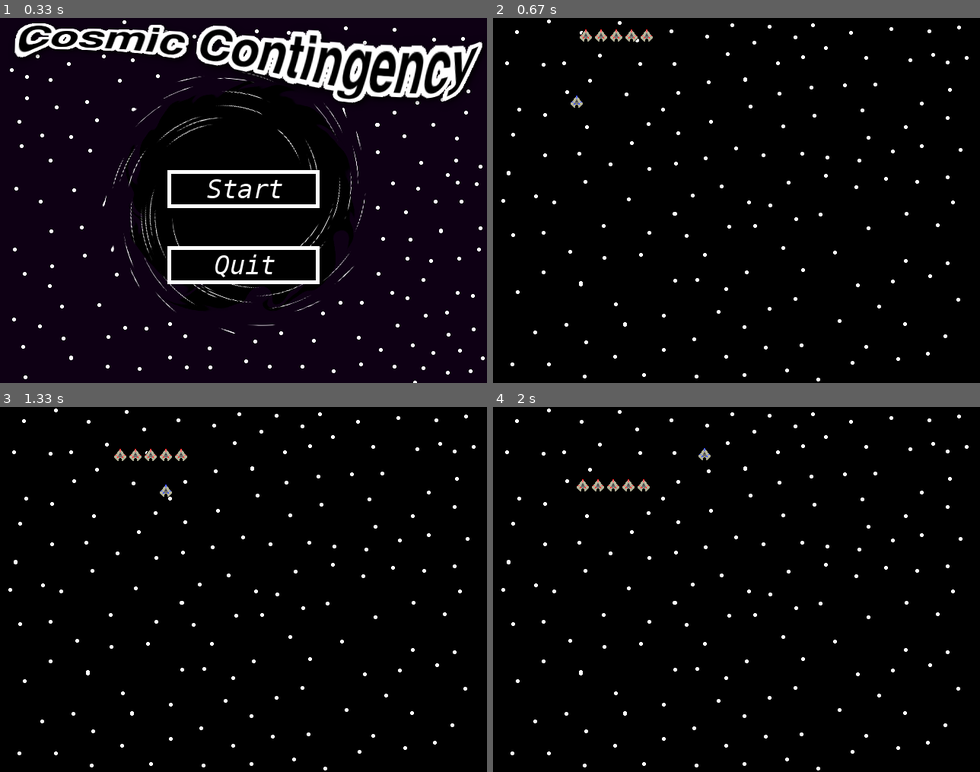
Above: before the commit, frames 1-4 (two rows, left to right).
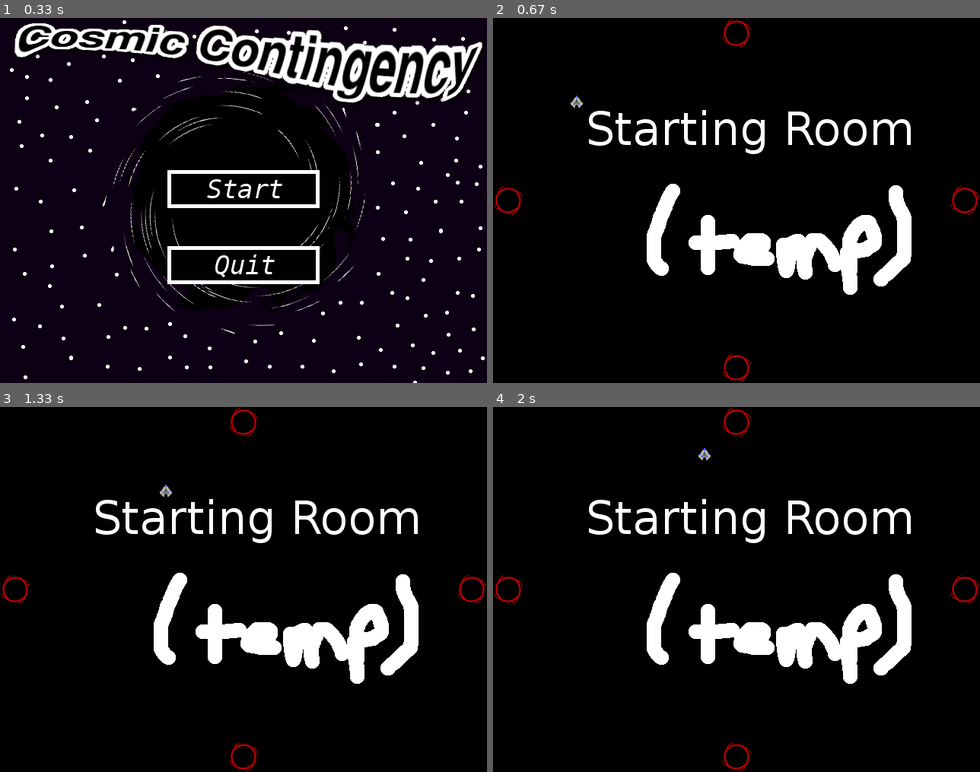
Above: after the commit, the same moments.

Repository: cdsupina/Space_Shooter_Pygame
Game: pygame game, started from main.py
Two runs of this game, one before a commit and one after it. Both use one fixed random seed, a clock stepped at 60 frames per second and the inputs below.
Inputs (mouse positions are in pixels of both pictures, inside the frame that each line leads up to):
- Up to frame 1 (0.33 s): no input
- Up to frame 2 (0.67 s): click (736, 189) at 0.38 s
- Up to frame 3 (1.33 s): hold Space 0.67-1.13 s; hold D 0.67-1.13 s; move the mouse to (224, 490) at 0.7 s; hold D from 1.17 s (still down)
- Up to frame 4 (2 s): release D at 1.63 s; hold W 1.67-1.97 s

Frame 1 is identical in both runs. In frame 2, 8.8% of the frame differs, in the area x 0-100%, y 0-100%; in frame 3, 8.8%; in frame 4, 8.8%.

Commit message:
beginnings of level/map generation

Diff:
--- a/levels.py
+++ b/levels.py
@@ -4,7 +4,7 @@
 from values import *
 
 class Room():
-    def __init__(self,room_type,enemy_number,connections):
+    def __init__(self,level,room_type,enemy_number,connections):
 
         self.room_background_path = None
         self.room_code = None
@@ -20,6 +20,7 @@
         self.portals = []
         self.portals_generated = False
         self.connections = connections
+        self.level = level
 
         if room_type == 0:
             self.room_background_path = scene_1_start_room
@@ -33,6 +34,7 @@
                 self.room_code = rand.randint(2,3)
 
         self.room_background = pygame.image.load(self.room_background_path).convert()
+        self.room_type = room_type
 
 
 
@@ -64,7 +66,7 @@
                 loc = ((screen_width/2)-20,screen_height-40)
             elif c == 3:
                 loc = (0,(screen_height/2)-20)
-            portal = Portal(self,portal_unexplored_img_names,90,loc[0],loc[1])
+            portal = Portal(self,self.level,portal_unexplored_img_names,90,loc[0],loc[1])
             self.interactable_sprite_group.add(portal)
             self.portals.append(portal)
 
@@ -93,6 +95,7 @@
         self.draw_enemies(screen)
 
         if not self.portals_generated and self.enemy_count == 0:
+            self.enemy_number = 0
             self.generate_portals()
             self.portals_generated = True
             self.draw_portals(screen,dt)
@@ -105,12 +108,103 @@
 
 
     def __repr__(self):
-        return "Background: " + self.room_background_path + " Room code: " + str(self.room_code)
-
-'''
+        return str(self.room_type)+ " " + str(self.connections) + " " + str(self.level.current_room_coor)
+
+
 class Level():
-    def __init__(self,room_count):
+    def __init__(self,room_count,locs):
 
         self.room_count = room_count
-
-'''
+        self.current_room_coor = None
+        self.level_map = []
+        self.locs = locs
+        self.current_room = None
+        self.generate_map()
+        #self.current_room = self.rooms[0]
+
+
+
+
+    def generate_map(self):
+        coor = (None,None)
+        if self.locs != None:
+
+            #generate map layout
+            for y in range(5):
+                new_row = []
+
+                for x in range(5):
+                    coor = (x,y)
+                    added = False
+                    for l in self.locs:
+                        if l[0] == coor[0] and l[1] == coor[1]:
+                            if len(l) > 2:
+                                if l[2] == "*":
+                                    self.current_room = Room(self,0,0,[0,1,2,3])
+                                    self.current_room_coor = [coor[0],coor[1]]
+                                    new_row.append(self.current_room)
+                                    self.locs.remove(l)
+                                    added = True
+                            else:
+                                new_row.append(Room(self,1,rand.randint(1,3),[0,1,2,3]))
+                                self.locs.remove(l)
+                                added = True
+                    if not added:
+                        new_row.append(-1)
+
+                self.level_map.append(new_row)
+
+            #generate connections
+            current_x = 0
+            current_y = 0
+            for y in self.level_map:
+
+                for x in y:
+                    #print("coor: " + str(current_x) + "," + str(current_y))
+                    if x != -1:
+                        #generate top portal
+                        if current_y == 0:
+                            x.connections.remove(0)
+
+
+                        elif current_y > 0:
+                            if self.level_map[current_y-1][current_x] == -1:
+                                x.connections.remove(0)
+
+                        #generate right portal
+                        if current_x == len(y)-1:
+                            x.connections.remove(1)
+                        elif current_x < len(y)-1:
+                            if self.level_map[current_y][current_x+1] == -1:
+                                x.connections.remove(1)
+
+                        #generate bottom portal
+                        if current_y == len(self.level_map)-1:
+                            x.connections.remove(2)
+                        elif current_y < len(self.level_map)-1:
+                            if self.level_map[current_y+1][current_x] == -1:
+                                x.connections.remove(2)
+
+                        #generate left portal
+                        if current_x == 0:
+                            x.connections.remove(3)
+                        elif current_x > 0:
+                            if self.level_map[current_y][current_x-1] == -1:
+                                x.connections.remove(3)
+
+
+                    current_x += 1
+                current_x = 0
+                current_y += 1
+            print(self.level_map)
+        else:
+            i = 0
+
+            while i < self.room_count:
+                new_room = None
+                if i == 0:
+                    new_room = Room(self,0,0,[0,1,2,3])
+                else:
+                    new_room = Room(self,1,5,[0,1,2,3])
+                self.map.append(new_room)
+                i += 1
--- a/main.py
+++ b/main.py
@@ -40,10 +40,10 @@
 paused = False
 
 #initialize first room
-room_1 = Room(1,5,[0,1,2,3])
+level_1 = Level(12,[(2,0),(4,0),(0,1),(2,1),(4,1),(0,2),(1,2),(2,2,"*"),(3,2),(4,2),(2,3),(2,4)])
 
 #add the player to the allies sprite group
-room_1.ally_sprite_group.add(player)
+level_1.current_room.ally_sprite_group.add(player)
 
 scene_0_images = [(title,(0,0))]
 scene_0_buttons = [(start_button,(220,200)),(quit_button,(220,300))]
@@ -67,20 +67,26 @@
 
     #rendering for the firsl level scene
     elif scene == 1:
-        room_1.draw_all(screen,dt)
+        level_1.current_room.draw_all(screen,dt)
 
         if paused:
             pause_menu.display(screen,dt)
 
         elif not paused:
 
-            for l in room_1.lasers:
+            print(level_1.current_room)
+
+            for l in level_1.current_room.lasers:
                 l.behave(speed,dt)
-                for e in room_1.enemies:
+                for e in level_1.current_room.enemies:
                     l.on_collision(e)
 
-            for e in room_1.enemies:
+            for e in level_1.current_room.enemies:
                 e.behave(speed)
+
+            for p in level_1.current_room.portals:
+                p.on_collision(player,screen)
+
 
             player.behave(speed)
 
@@ -88,7 +94,7 @@
     ##########EVENT-LISTENING##########
     for event in pygame.event.get():
         #print the events
-        print(event)
+        #print(event)
         if event.type == QUIT:
             exit()
 
@@ -97,7 +103,7 @@
                 if scene == 0:
                     if title_screen.buttons[0].collidepoint(pygame.mouse.get_pos()):
                         scene = 1
-                        room_1.generate(screen)
+                        level_1.current_room.generate(screen)
 
                     if title_screen.buttons[1].collidepoint(pygame.mouse.get_pos()):
                         exit()
@@ -119,7 +125,7 @@
                 elif event.key == K_d:
                     player.accelerate(3)
                 elif event.key == K_SPACE:
-                    room_1.generate_player_laser(player)
+                    level_1.current_room.generate_player_laser(player)
 
         if event.type == KEYUP:
             if event.key == K_w:
--- a/sprites.py
+++ b/sprites.py
@@ -116,7 +116,7 @@
         return "X coor: " + str(self.rect.x) + " Y coor: " + str(self.rect.y) + " Time: " + str(self.time_spawned)
 
 class Portal(pygame.sprite.Sprite):
-    def __init__(self,room,frames,ani_time,x,y):
+    def __init__(self,room,level,frames,ani_time,x,y):
         super().__init__()
 
         self.room = room
@@ -129,6 +129,7 @@
         self.rect.y = y
         self.ani_time = ani_time
         self.current_ani_time = ani_time
+        self.level = level
 
     def animate(self,dt):
         if self.current_ani_time >= self.ani_time:
@@ -141,3 +142,37 @@
             self.current_frame = self.frames[self.frame_idx]
         else:
             self.current_ani_time += dt
+
+    def on_collision(self,player,screen):
+        if self.rect.colliderect(player.rect):
+            print("portal touching player")
+            if self.rect.x == (screen_width/2)-20 and self.rect.y == 0:
+                print("top portal touching player")
+                self.level.current_room_coor[1] -= 1
+                self.level.current_room = self.level.level_map[self.level.current_room_coor[1]][self.level.current_room_coor[0]]
+                self.level.current_room.generate(screen)
+                self.level.current_room.ally_sprite_group.add(player)
+
+            if self.rect.x == screen_width-40 and self.rect.y == (screen_height/2)-20:
+                print("right portal touching player")
+                self.level.current_room_coor[0] += 1
+                self.level.current_room = self.level.level_map[self.level.current_room_coor[1]][self.level.current_room_coor[0]]
+                self.level.current_room.generate(screen)
+                self.level.current_room.ally_sprite_group.add(player)
+
+            if self.rect.x == (screen_width/2)-20 and self.rect.y == screen_height-40:
+                print("bottom portal touching player")
+                self.level.current_room_coor[1] += 1
+                self.level.current_room = self.level.level_map[self.level.current_room_coor[1]][self.level.current_room_coor[0]]
+                self.level.current_room.generate(screen)
+                self.level.current_room.ally_sprite_group.add(player)
+
+            if self.rect.x == 0 and self.rect.y == (screen_height/2)-20:
+                print("left portal touching player")
+                self.level.current_room_coor[0] -= 1
+                self.level.current_room = self.level.level_map[self.level.current_room_coor[1]][self.level.current_room_coor[0]]
+                self.level.current_room.generate(screen)
+                self.level.current_room.ally_sprite_group.add(player)
+
+            player.rect.x = 320
+            player.rect.y = 240
--- a/values.py
+++ b/values.py
@@ -16,5 +16,6 @@
 player_img_name = "assets/sprites/player_ship.png"
 enemy_img_name = "assets/sprites/enemy_ship.png"
 player_laser_img_name = "assets/sprites/player_blaster.png"
+scene_1_start_room = "assets/images/start_room_temp.png"
 
 portal_unexplored_img_names = ["assets/sprites/portal_unexplored_1.png","assets/sprites/portal_unexplored_2.png","assets/sprites/portal_unexplored_3.png"]
